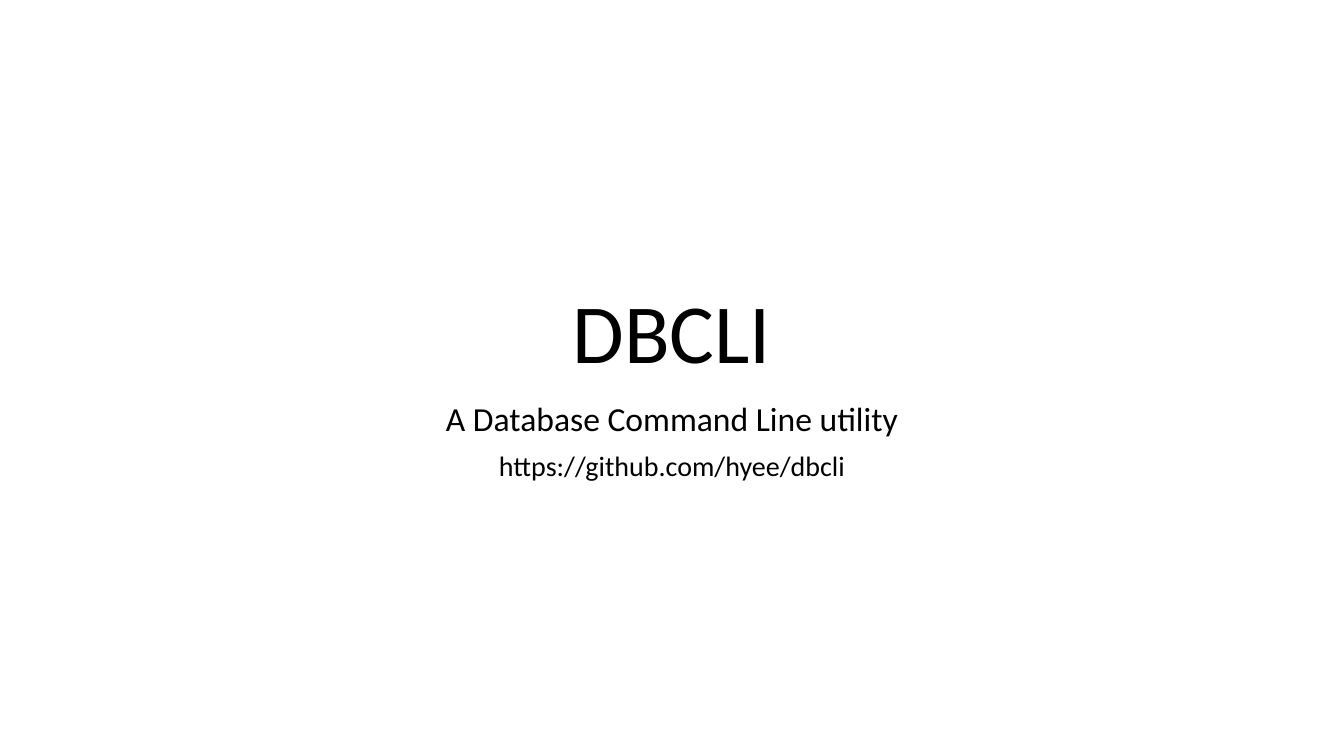
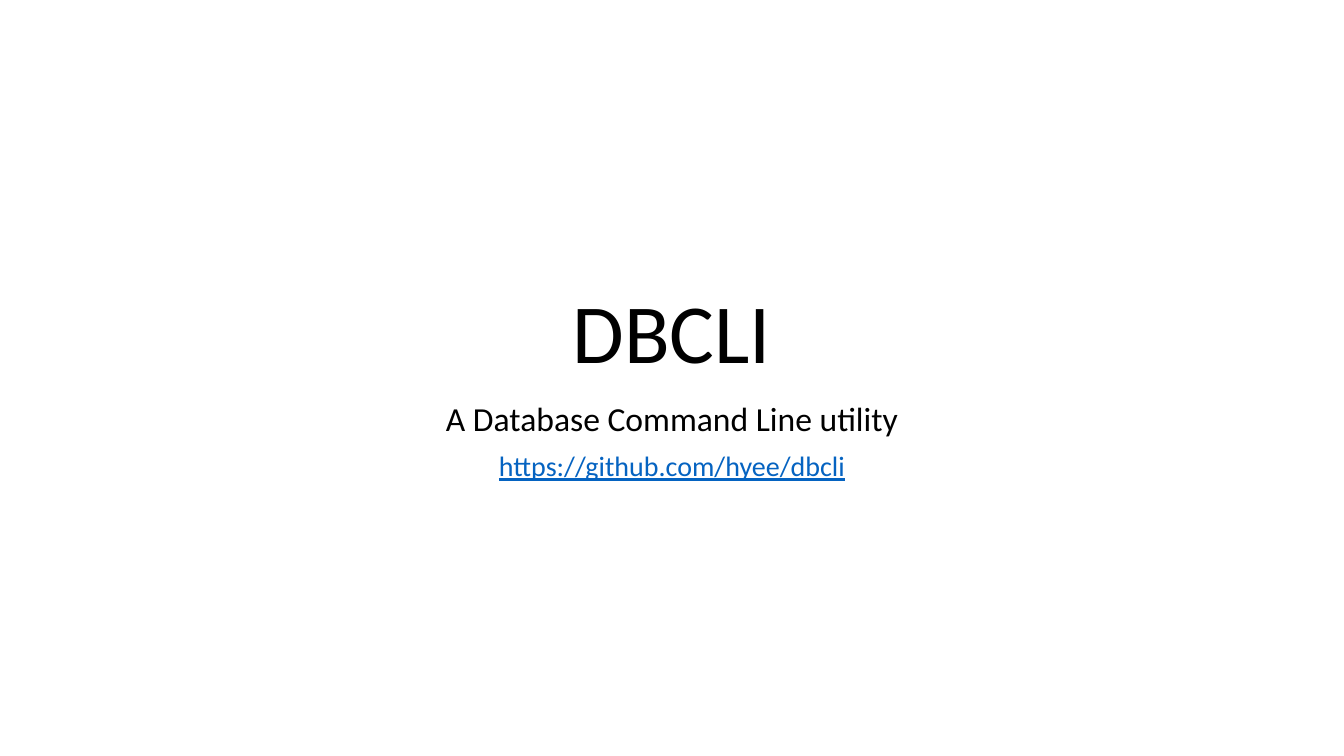
Before and after one commit to hyee/dbcli, a slide deck: slide 1 of docs/dbcli.pptx. Drawn at 1344x756 pixels with LibreOffice and Linux fonts; fonts in the diff are those of the drawing. Boxes give left, top, right and bottom in pixels: in the first picture for what was removed or moved away, otherwise in the second. Text is boxed around its words. In the diff, an @@ line names an element or a change of style, - is before the commit and + after.

```diff
--- a/docs/dbcli.pptx
+++ b/docs/dbcli.pptx
@@ subtitle at bbox=[499, 456, 845, 481]: text colour #000000 to #0563C1, underline on in "https://github.com/hyee/dbcli" @@
```
Also in this commit, not shown: 1 other slide changed, 2 slides added, 7 other files.
